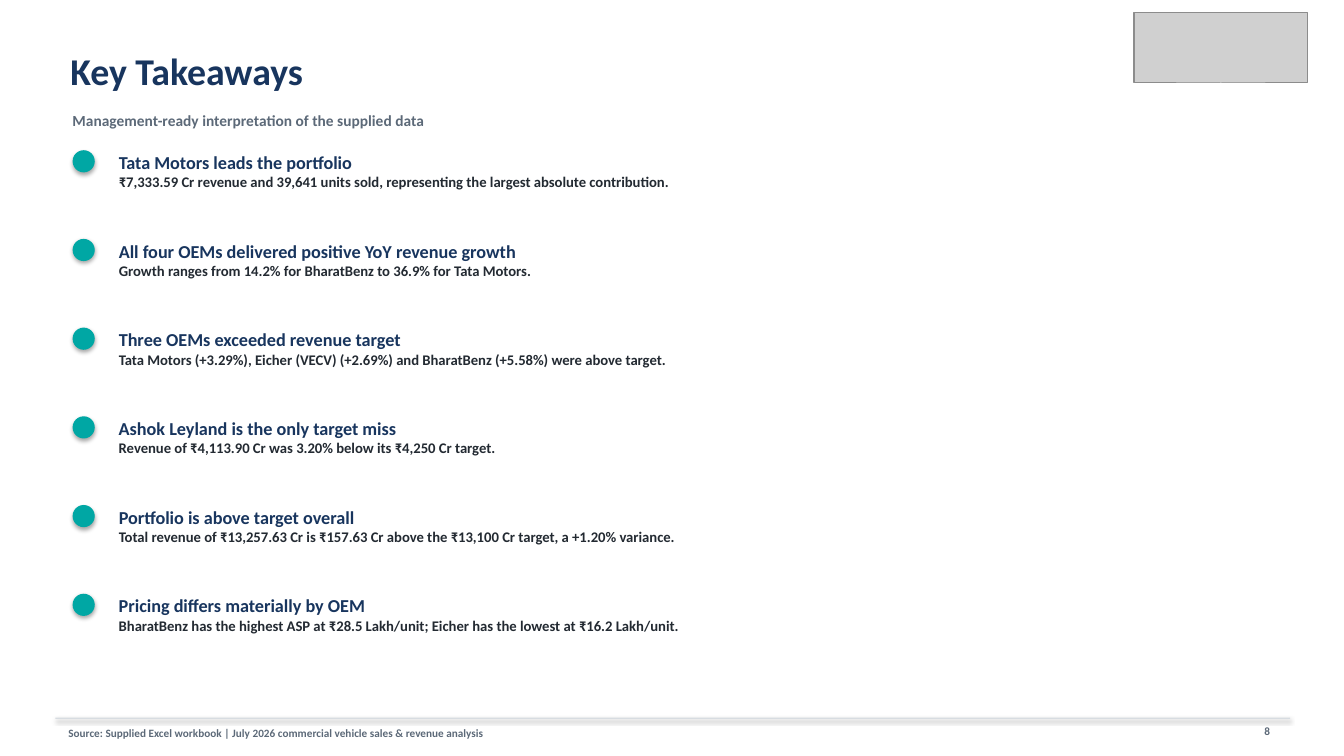
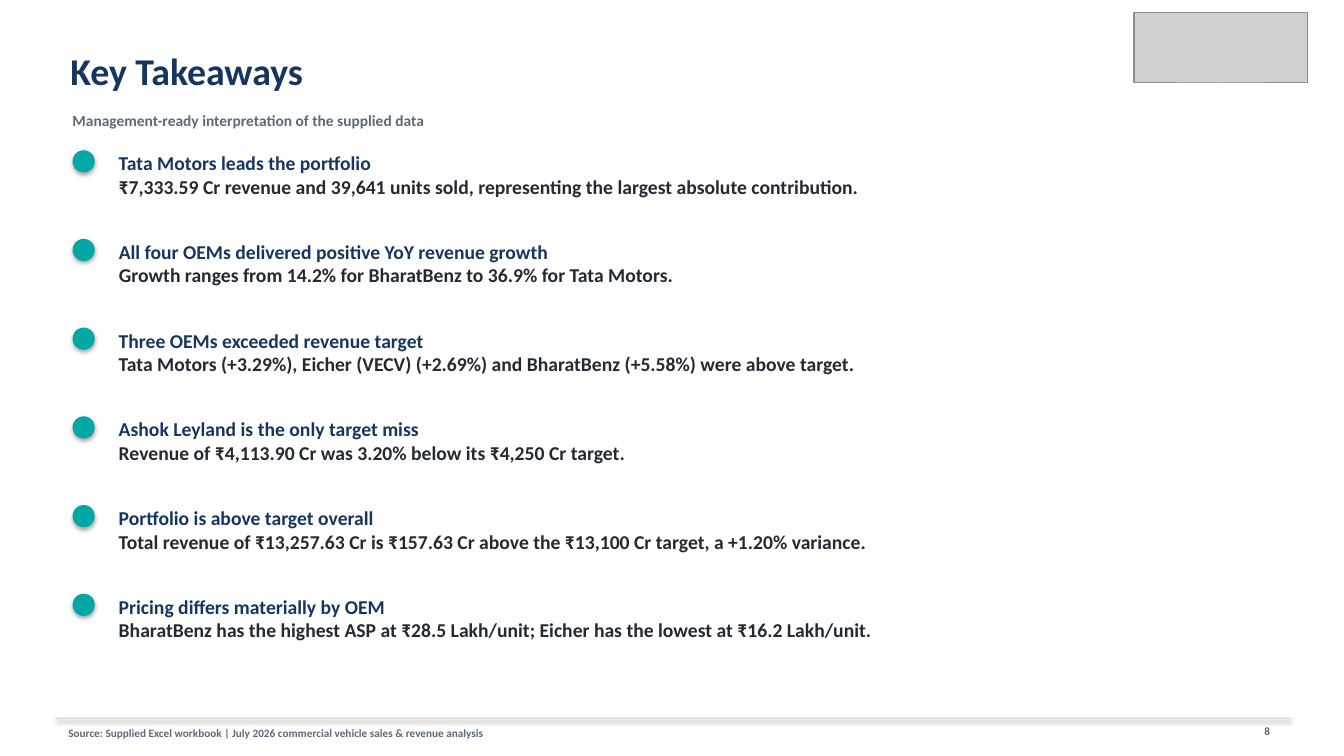
Before and after one commit to siddharthburman3-cmd/Sales-Revenue-Dashboard-with-KPI-Tracker, a slide deck: slide 8 of Commercial_Vehicles_July_2026_Sales_Revenue_Presentation.pptx. Drawn at 1344x756 pixels with LibreOffice and Linux fonts; fonts in the diff are those of the drawing; grey boxes stand for pictures. Boxes give left, top, right and bottom in pixels: in the first picture for what was removed or moved away, otherwise in the second. Text is boxed around its words. In the diff, an @@ line names an element or a change of style, - is before the commit and + after.

```diff
--- a/Commercial_Vehicles_July_2026_Sales_Revenue_Presentation.pptx
+++ b/Commercial_Vehicles_July_2026_Sales_Revenue_Presentation.pptx
@@ text "Tata Motors leads the portfolio" at (119, 156, 857, 198): size 13 to 14 pt in "Tata Motors leads the portfolio"; size 10.5 to 14 pt in "₹7,333.59 Cr revenue and 39,641 units sold, ..." @@
@@ text "All four OEMs delivered positive ..." at (119, 245, 673, 286): size 13 to 14 pt in "All four OEMs delivered positive YoY revenue ..."; size 10.5 to 14 pt in "Growth ranges from 14.2% for BharatBenz to ..." @@
@@ text "Three OEMs exceeded revenue target" at (119, 334, 854, 375): size 13 to 14 pt in "Three OEMs exceeded revenue target"; size 10.5 to 14 pt in "Tata Motors (+3.29%), Eicher (VECV) (+2.69%) and ..." @@
@@ text "Ashok Leyland is the only ..." at (119, 422, 625, 464): size 13 to 14 pt in "Ashok Leyland is the only target miss"; size 10.5 to 14 pt in "Revenue of ₹4,113.90 Cr was 3.20% below ..." @@
@@ text "Portfolio is above target overall" at (119, 511, 866, 553): size 13 to 14 pt in "Portfolio is above target overall"; size 10.5 to 14 pt in "Total revenue of ₹13,257.63 Cr is ₹157.63 ..." @@
@@ text "Pricing differs materially by OEM" at (119, 600, 871, 641): size 13 to 14 pt in "Pricing differs materially by OEM"; size 10.5 to 14 pt in "BharatBenz has the highest ASP at ₹28.5 ..." @@
```
Also in this commit, not shown: 7 other slides changed, 1 slide added.
